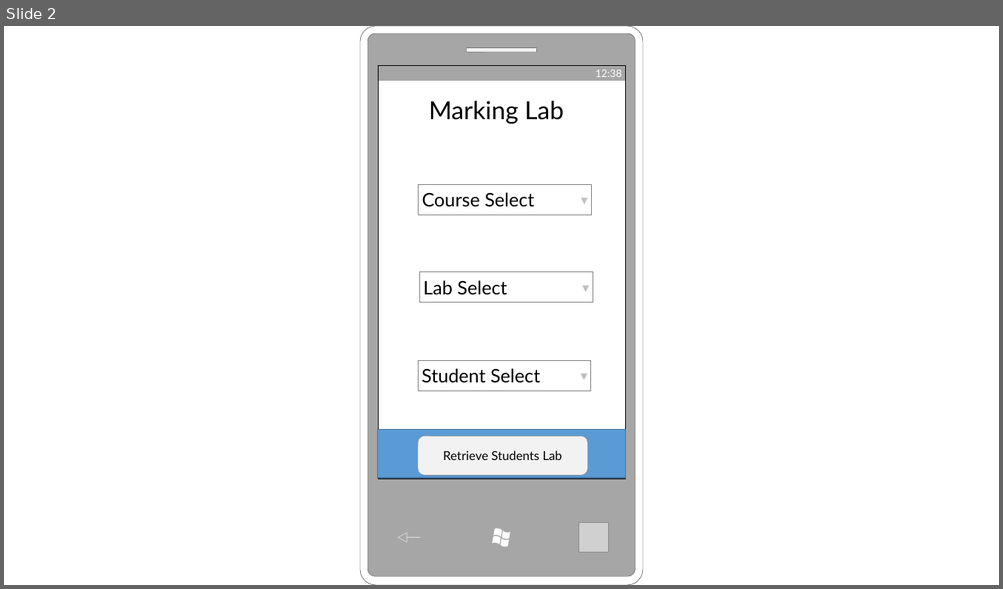
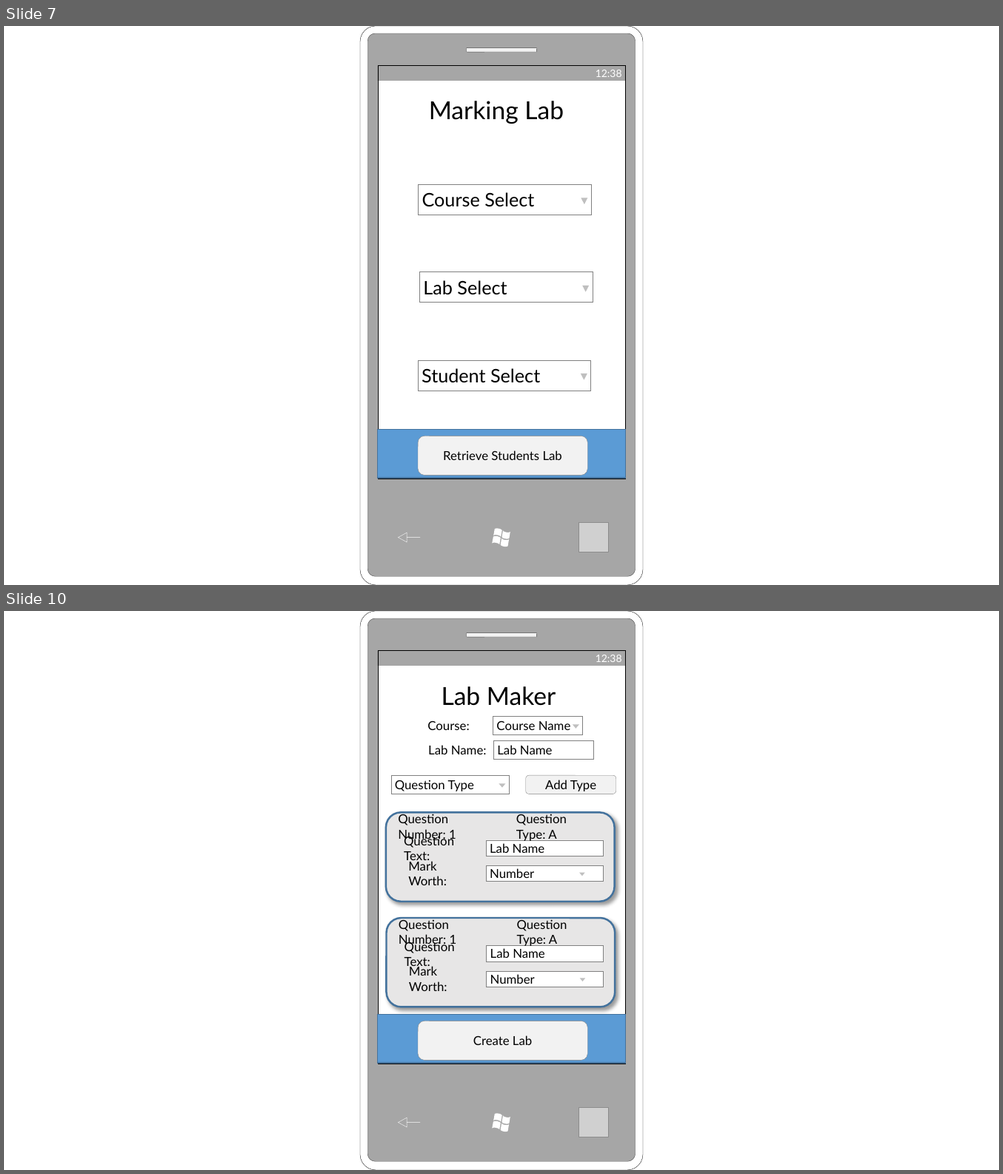
Before and after one commit to lewis785/Dissertation, a slide deck: Document/Final Submission/Designs.pptx. Shown one above the other, each under a label of ours: slide 2 before the commit, slides 7 and 10 after it; the slides between them are not shown. The pictures are 1003x589 and 1003x1174 pixels, drawn with LibreOffice and Linux fonts; fonts in the diff are those of the drawing; grey boxes stand for pictures. Boxes give left, top, right and bottom in pixels: in the first picture for what was removed or moved away, otherwise in the second. Text is boxed around its words. In the diff, an @@ line names an element or a change of style, - is before the commit and + after.

```diff
--- a/Document/Final Submission/Designs.pptx
+++ b/Document/Final Submission/Designs.pptx
@@ slide 10 added at <box>4,611,999,1170</box>, background #FFFFFF @@
@@ text added at <box>441,686,556,706</box>, 24 pt, text #000000 @@
+Lab Maker
@@ text added at <box>427,721,469,730</box>, 12 pt, text #000000 @@
+Course:
@@ rectangle added at <box>492,716,582,735</box>, fill #FFFFFF, outline #808080 0.25 pt, 12 pt, text #000000 @@
+Course Name
@@ rectangle added at <box>493,741,593,760</box>, fill #FFFFFF, outline #808080 0.25 pt, 12 pt, text #000000 @@
+Lab Name
@@ triangle added at <box>572,724,579,728</box>, fill #BFBFBF @@
@@ text added at <box>428,745,486,755</box>, 12 pt, text #000000 @@
+Lab Name:
@@ rectangle added at <box>391,775,509,794</box>, fill #FFFFFF, outline #808080 0.25 pt, 12 pt, text #000000 @@
+Question Type
@@ triangle added at <box>498,783,506,787</box>, fill #BFBFBF @@
@@ rounded rectangle added at <box>526,775,616,794</box>, fill #F2F2F2, outline #808080 0.25 pt, 12 pt, text #000000 @@
+Add Type
@@ group added at <box>386,812,614,901</box>: 4 texts, 2 rectangles, 1 rounded rectangle, 1 triangle @@
+Lab Name
+Question Text:
+Question Number: 1
+Question Type: A
+Number
+Mark Worth:
@@ group added at <box>386,918,614,1007</box>: 4 texts, 2 rectangles, 1 rounded rectangle, 1 triangle @@
+Lab Name
+Question Text:
+Question Number: 1
+Question Type: A
+Number
+Mark Worth:
@@ rectangle added at <box>378,1014,626,1063</box>, fill #5B9BD5, outline #43739E 1 pt @@
@@ rounded rectangle added at <box>418,1022,587,1061</box>, fill #F2F2F2, outline #808080 0.25 pt, 12 pt, text #000000 @@
+Create Lab
@@ group added at <box>360,611,643,1170</box>: 4 flow chart online storages, 3 rounded rectangles, 2 rectangles, 1 left arrow, 1 picture @@
+12:38
@@ what was slide 2 is now slide 7 @@
```
Also in this commit, not shown: 2 slides changed, 8 other slides added, 23 other files.
